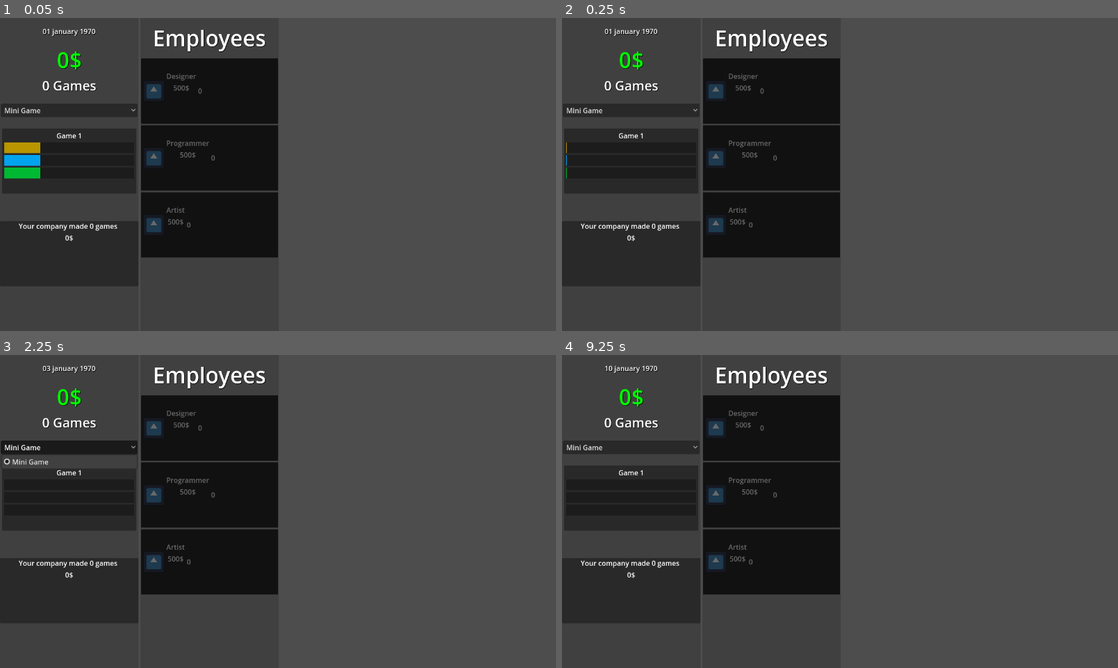
Above: before the commit, frames 1-4 (two rows, left to right).
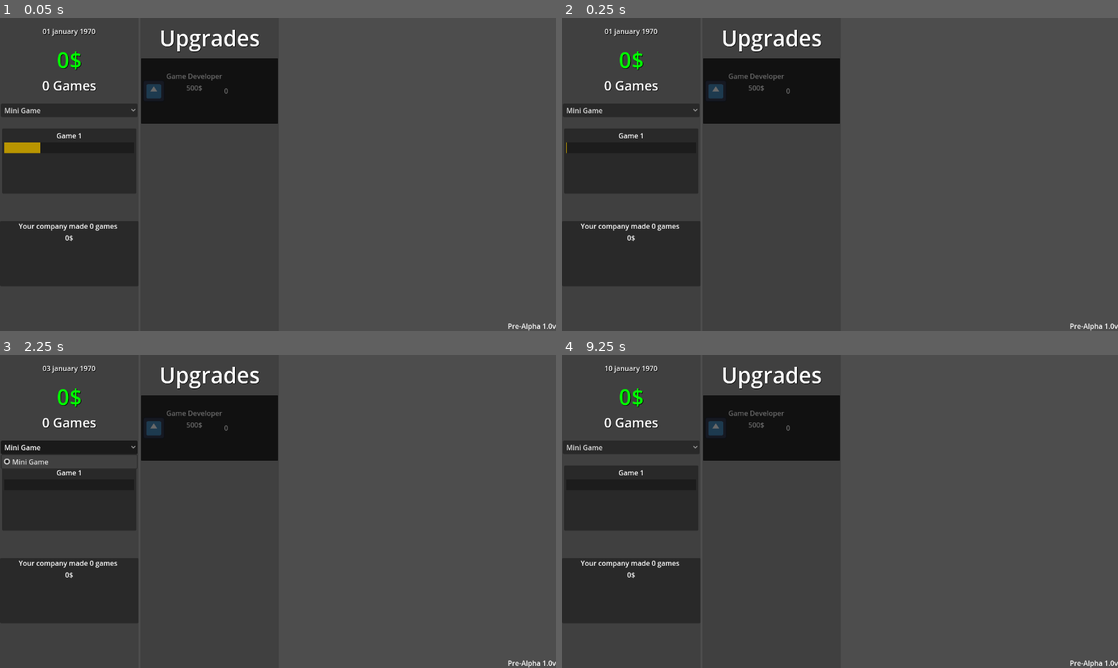
Above: after the commit, the same moments.

Repository: lolo111channel/GameDevClicker
Game: Godot game, scene res://Levels/level.tscn
Same seed, same stepped clock (60 frames per second), same inputs: the game is played once before the commit and once after it. The engine's default icon, where the game draws it, is replaced by a stand-in: a white triangle on a blue panel in a dark square.
Inputs (mouse positions are in pixels of both pictures, inside the frame that each line leads up to):
- Up to frame 1 (0.05 s): no input
- Up to frame 2 (0.25 s): no input
- Up to frame 3 (2.25 s): click "Mini Game" at 0.5 s; click "Mini Game" at 1.25 s; click "Mini Game" at 2 s
- Up to frame 4 (9.25 s): tap Enter at 2.75, 4.25, 5.75 s; move the mouse to (628, 498) at 2.77 s; click (628, 498) at 2.92 s; tap Space at 3.5, 5, 6.5 s; move the mouse to (773, 426) at 3.52 s; click (773, 426) at 3.67 s; move the mouse to (773, 495) at 4.27 s; click (773, 495) at 4.42 s; move the mouse to (773, 561) at 5.02 s; click (773, 561) at 5.17 s; move the mouse to (1006, 558) at 5.77 s; click (1006, 558) at 5.92 s; move the mouse to (673, 464) at 6.52 s; click (673, 464) at 6.67 s; move the mouse to (867, 511) at 7.27 s; click (867, 511) at 7.42 s; move the mouse to (756, 433) at 8.02 s; click (756, 433) at 8.17 s; move the mouse to (962, 495) at 8.77 s; click (962, 495) at 8.92 s

The runs differ from the first frame. In frame 1, 11% of the frame differs, in the area x 0-100%, y 3-100%; in frame 2, 11%; in frame 3, 11%; in frame 4, 11%.

Commit message:
I rebuild main mechanic

Diff:
--- a/Scripts/Game/Game.gd
+++ b/Scripts/Game/Game.gd
@@ -8,9 +8,7 @@
 	{
 		name = "Mini Game",
 		required_points = {
-			design = 10,
-			art = 10,
-			programming = 10
+			development_progress = 10
 		},
 		workers_needed = 0,
 		min_earnings = 50,
@@ -19,9 +17,7 @@
 	{
 		name = "Indie Game",
 		required_points = {
-			design = 50,
-			art = 50,
-			programming = 50
+			development_progress = 50
 		},
 		workers_needed = 5,
 		min_earnings = 500,
@@ -30,9 +26,7 @@
 	{
 		name = "Big Indie Game",
 		required_points = {
-			design = 100,
-			art = 100,
-			programming = 100
+			development_progress = 100
 		},
 		workers_needed = 20,
 		min_earnings = 1000,
@@ -41,9 +35,7 @@
 	{
 		name = "AA",
 		required_points = {
-			design = 500,
-			art = 500,
-			programming = 500
+			development_progress = 500
 		},
 		workers_needed = 85,
 		min_earnings = 10000,
@@ -52,9 +44,7 @@
 	{
 		name = "AAA",
 		required_points = {
-			design = 1000,
-			art = 1000,
-			programming = 1000
+			development_progress = 1000
 		},
 		workers_needed = 200,
 		min_earnings = 100000,
@@ -63,9 +53,7 @@
 	{
 		name = "AAAA",
 		required_points = {
-			design = 10000,
-			art = 10000,
-			programming = 10000
+			development_progress = 10000
 		},
 		workers_needed = 1000,
 		min_earnings = 1000000,
@@ -78,15 +66,11 @@
 }
 
 var required_points : Dictionary = {
-	design = 10,
-	art = 10,
-	programming = 10
+	development_progress = 10
 }
 
 var current_points : Dictionary = {
-	design = 0,
-	art = 0,
-	programming = 0
+	development_progress = 0
 }
 
 func _ready() -> void:
@@ -94,17 +78,10 @@
 
 func add_points(points : Dictionary) -> void:
 	if current_points != required_points:
-		if current_points.design < required_points.design:
-			current_points.design += points.design
-			current_points.design = clamp(current_points.design,0,required_points.design)
+		if current_points.development_progress < required_points.development_progress:
+			current_points.development_progress += points.development_progress
+			current_points.development_progress = clamp(current_points.development_progress,0,required_points.development_progress)
 
-		if current_points.art < required_points.art:
-			current_points.art += points.art
-			current_points.art = clamp(current_points.art,0,required_points.art)
-
-		if current_points.programming < required_points.programming:
-			current_points.programming += points.programming
-			current_points.programming = clamp(current_points.programming,0,required_points.programming)
 
 func is_finished_game() -> bool:
 	if current_points == required_points:
@@ -117,14 +94,9 @@
 	return {
 		name = game_name,
 
-		max_design = required_points.design,
-		design = current_points.design,
+		max_development_progress = required_points.development_progress,
+		development_progress = current_points.development_progress,
 
-		max_programming = required_points.programming,
-		programming = current_points.programming,
-
-		max_art = required_points.art,
-		art = current_points.art,
 	}
 
 func finish_game() -> Dictionary:
--- a/Scripts/Player/Player.gd
+++ b/Scripts/Player/Player.gd
@@ -11,9 +11,7 @@
 var created_games_count : int = 0
 
 var player_points = {
-	design = 1,
-	art = 1,
-	programming = 1
+	development_progress = 1
 }
 
 var current_index_of_size_of_game : int = 0
@@ -60,12 +58,10 @@
 
 func get_game_per_second(points) -> float:
 	var points_arr : Array = [
-		points.programming,
-		points.design,
-		points.art
+		points.development_progress
 	]
 	var min_points = points_arr.min()
 	if is_instance_valid(making_current_game_clone):
-		return (min_points as float / making_current_game_clone.required_points.design as float)
+		return (min_points as float / making_current_game_clone.required_points.development_progress as float)
 
 	return 0.0
--- a/Scripts/UI/HireWorkerUI/HireWorkerPanel.gd
+++ b/Scripts/UI/HireWorkerUI/HireWorkerPanel.gd
@@ -1,6 +1,6 @@
 extends PanelContainer
 
-@export var role_name : String = "Programmer"
+@export var role_name : String = "Game Developer"
 @export var player_ui : PlayerUI
 @export var name_label : Label
 @export var cost_label : Label
--- a/Scripts/UI/MakeGamePanel.gd
+++ b/Scripts/UI/MakeGamePanel.gd
@@ -4,9 +4,7 @@
 var player : Player
 
 @export var game_name_label : Label
-@export var design_progress_bar : ProgressBar
-@export var programming_progress_bar : ProgressBar
-@export var art_progress_bar : ProgressBar
+@export var development_progress_bar : ProgressBar
 @export var grid_container : GridContainer
 
 var _progress_bars_tween_time : float = 0.1
@@ -29,20 +27,9 @@
 
 			game_name_label.text = stats.name
 
-			var design_tween : Tween = create_tween()
-			design_progress_bar.max_value = stats.max_design
-			design_tween.tween_property(design_progress_bar,"value",stats.design,_progress_bars_tween_time)
-
-			var programming_tween : Tween = create_tween()
-			programming_progress_bar.max_value = stats.max_programming
-			programming_tween.tween_property(programming_progress_bar,"value",stats.programming,_progress_bars_tween_time)
-
-
-			var art_tween : Tween = create_tween()
-			art_progress_bar.max_value = stats.max_art
-			art_tween.tween_property(art_progress_bar,"value",stats.art,_progress_bars_tween_time)
-
-
+			var development_progress_tween : Tween = create_tween()
+			development_progress_bar.max_value = stats.max_development_progress
+			development_progress_tween.tween_property(development_progress_bar,"value",stats.development_progress,_progress_bars_tween_time)
 
 
 func _on_clickable_panel_pressed():
--- /dev/null
+++ b/Scripts/UI/VersionLabel.gd
@@ -0,0 +1,4 @@
+extends Label
+
+func _ready() -> void:
+	text = ProjectSettings.get_setting("application/config/version")
--- a/Scripts/UI/make_game_panel.tscn
+++ b/Scripts/UI/make_game_panel.tscn
@@ -11,21 +11,13 @@
 [sub_resource type="StyleBoxFlat" id="StyleBoxFlat_6s76l"]
 bg_color = Color(0.724265, 0.584043, 5.77569e-07, 1)
 
-[sub_resource type="StyleBoxFlat" id="StyleBoxFlat_ga201"]
-bg_color = Color(5.77569e-07, 0.640878, 0.934072, 1)
-
-[sub_resource type="StyleBoxFlat" id="StyleBoxFlat_2qikx"]
-bg_color = Color(4.52429e-06, 0.725484, 0.199417, 1)
-
 [sub_resource type="StyleBoxEmpty" id="StyleBoxEmpty_8kr01"]
 
-[node name="MakeGamePanel" type="Panel" node_paths=PackedStringArray("game_name_label", "design_progress_bar", "programming_progress_bar", "art_progress_bar", "grid_container")]
+[node name="MakeGamePanel" type="Panel" node_paths=PackedStringArray("game_name_label", "development_progress_bar", "grid_container")]
 custom_minimum_size = Vector2(0, 150)
 script = ExtResource("1_b4cb3")
 game_name_label = NodePath("MarginContainer/GridContainer/GameName")
-design_progress_bar = NodePath("MarginContainer/GridContainer/Design")
-programming_progress_bar = NodePath("MarginContainer/GridContainer/Programming")
-art_progress_bar = NodePath("MarginContainer/GridContainer/Art")
+development_progress_bar = NodePath("MarginContainer/GridContainer/DevelopmentProgress")
 grid_container = NodePath("MarginContainer/GridContainer")
 
 [node name="MarginContainer" type="MarginContainer" parent="."]
@@ -49,32 +41,12 @@
 text = "Game name"
 horizontal_alignment = 1
 
-[node name="Design" type="ProgressBar" parent="MarginContainer/GridContainer"]
+[node name="DevelopmentProgress" type="ProgressBar" parent="MarginContainer/GridContainer"]
 custom_minimum_size = Vector2(0, 25)
 layout_mode = 2
 size_flags_vertical = 1
 theme_override_styles/background = SubResource("StyleBoxFlat_y2i4a")
 theme_override_styles/fill = SubResource("StyleBoxFlat_6s76l")
-max_value = 10.0
-value = 5.0
-show_percentage = false
-
-[node name="Programming" type="ProgressBar" parent="MarginContainer/GridContainer"]
-custom_minimum_size = Vector2(0, 25)
-layout_mode = 2
-size_flags_vertical = 1
-theme_override_styles/background = SubResource("StyleBoxFlat_y2i4a")
-theme_override_styles/fill = SubResource("StyleBoxFlat_ga201")
-max_value = 10.0
-value = 5.0
-show_percentage = false
-
-[node name="Art" type="ProgressBar" parent="MarginContainer/GridContainer"]
-custom_minimum_size = Vector2(0, 25)
-layout_mode = 2
-size_flags_vertical = 1
-theme_override_styles/background = SubResource("StyleBoxFlat_y2i4a")
-theme_override_styles/fill = SubResource("StyleBoxFlat_2qikx")
 max_value = 10.0
 value = 5.0
 show_percentage = false
--- a/Scripts/UI/ui.tscn
+++ b/Scripts/UI/ui.tscn
@@ -6,6 +6,7 @@
 [ext_resource type="Script" path="res://Scripts/UI/SizeofGameButton.gd" id="4_4xcbg"]
 [ext_resource type="PackedScene" uid="uid://citqmecducf4g" path="res://Scripts/UI/game_panel.tscn" id="4_d4la8"]
 [ext_resource type="PackedScene" uid="uid://d3uv5uxa34dos" path="res://Scripts/UI/HireWorkerUI/hire_worker_panel.tscn" id="6_wkcj0"]
+[ext_resource type="Script" path="res://Scripts/UI/VersionLabel.gd" id="7_4458b"]
 
 [sub_resource type="StyleBoxFlat" id="StyleBoxFlat_8g26s"]
 bg_color = Color(0.196078, 0.196078, 0.196078, 0.462745)
@@ -164,26 +165,31 @@
 layout_mode = 2
 theme_override_colors/font_shadow_color = Color(0, 0, 0, 1)
 theme_override_font_sizes/font_size = 50
-text = "Employees"
+text = "Upgrades"
 horizontal_alignment = 1
 
 [node name="MarginContainer2" type="MarginContainer" parent="GridContainer/HireWorkers/ScrollContainer/VBoxContainer/MarginContainer/GridContainer"]
 layout_mode = 2
 theme_override_constants/margin_top = 5
 
-[node name="Designer" parent="GridContainer/HireWorkers/ScrollContainer/VBoxContainer/MarginContainer/GridContainer" node_paths=PackedStringArray("player_ui") instance=ExtResource("6_wkcj0")]
-layout_mode = 2
-role_name = "Designer"
-player_ui = NodePath("../../../../../../..")
-
-[node name="Programmer" parent="GridContainer/HireWorkers/ScrollContainer/VBoxContainer/MarginContainer/GridContainer" node_paths=PackedStringArray("player_ui") instance=ExtResource("6_wkcj0")]
+[node name="GameDeveloper" parent="GridContainer/HireWorkers/ScrollContainer/VBoxContainer/MarginContainer/GridContainer" node_paths=PackedStringArray("player_ui") instance=ExtResource("6_wkcj0")]
 layout_mode = 2
 player_ui = NodePath("../../../../../../..")
 
-[node name="Artist" parent="GridContainer/HireWorkers/ScrollContainer/VBoxContainer/MarginContainer/GridContainer" node_paths=PackedStringArray("player_ui") instance=ExtResource("6_wkcj0")]
-layout_mode = 2
-role_name = "Artist"
-player_ui = NodePath("../../../../../../..")
+[node name="Version" type="Label" parent="."]
+anchors_preset = 3
+anchor_left = 1.0
+anchor_top = 1.0
+anchor_right = 1.0
+anchor_bottom = 1.0
+offset_left = -566.0
+offset_top = -130.0
+grow_horizontal = 0
+grow_vertical = 0
+text = "Test 1.0v"
+horizontal_alignment = 2
+vertical_alignment = 2
+script = ExtResource("7_4458b")
 
 [connection signal="item_selected" from="GridContainer/GameCreator/ScrollContainer/VBoxContainer/GridContainer/SizeOfGameContainer/SizeofGameButton" to="GridContainer/GameCreator/ScrollContainer/VBoxContainer/GridContainer/SizeOfGameContainer/SizeofGameButton" method="_on_item_selected"]
 [connection signal="pressed" from="GridContainer/GameCreator/ScrollContainer/VBoxContainer/GridContainer/SizeOfGameContainer/SizeofGameButton" to="GridContainer/GameCreator/ScrollContainer/VBoxContainer/GridContainer/SizeOfGameContainer/SizeofGameButton" method="_on_pressed"]
--- a/Scripts/Workers/Workers.gd
+++ b/Scripts/Workers/Workers.gd
@@ -5,22 +5,8 @@
 
 var workers : Array = [
 	{
-		name = "Designer",
-		workers_role = "design",
-		workers_count = 0,
-		base_price = 500,
-		current_price = 500
-	},
-	{
-		name = "Programmer",
-		workers_role = "programming",
-		workers_count = 0,
-		base_price = 500,
-		current_price = 500
-	},
-	{
-		name = "Artist",
-		workers_role = "art",
+		name = "Game Developer",
+		workers_role = "development_progress",
 		workers_count = 0,
 		base_price = 500,
 		current_price = 500
@@ -77,9 +63,7 @@
 
 func get_workers_points() -> Dictionary:
 	var points : Dictionary = {
-		programming = 0,
-		art = 0,
-		design = 0
+		development_progress = 0
 	}
 
 	for i in workers:
--- a/project.godot
+++ b/project.godot
@@ -11,6 +11,7 @@
 [application]
 
 config/name="GameDevClicker"
+config/version="Pre-Alpha 1.0v"
 run/main_scene="res://Levels/level.tscn"
 config/features=PackedStringArray("4.2", "GL Compatibility")
 config/icon="res://icon.svg"
Not shown: 1 places in Scripts/UI/make_game_panel.tscn that only renumber resources
Not shown: 1 places in Scripts/UI/ui.tscn that only renumber resources
